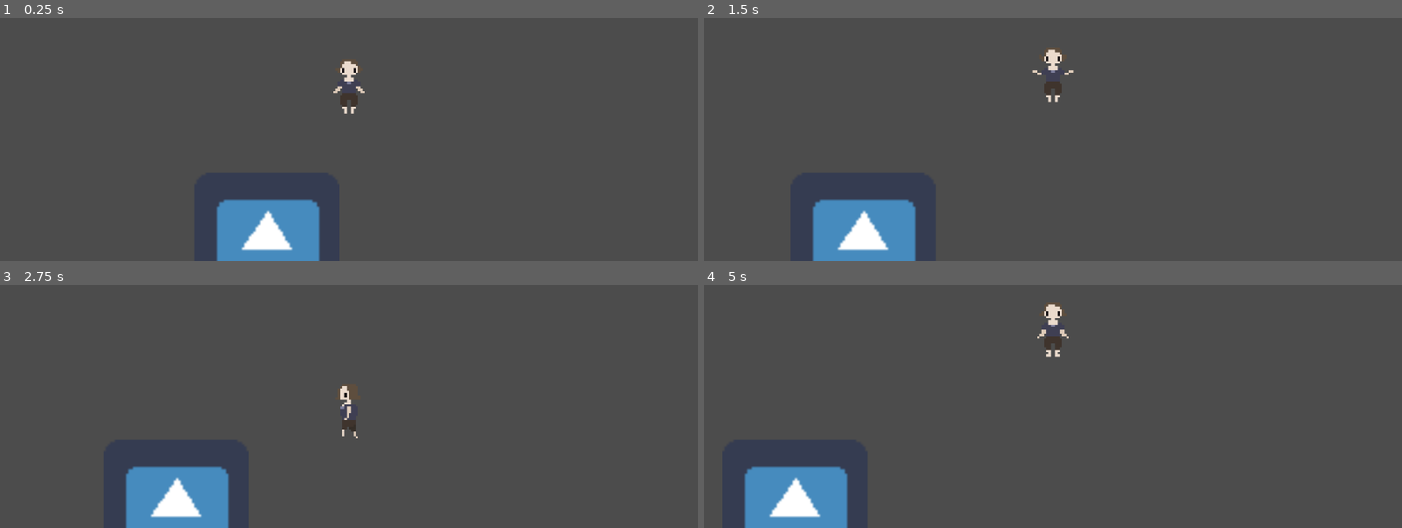
Above: before the commit, frames 1-4 (two rows, left to right).
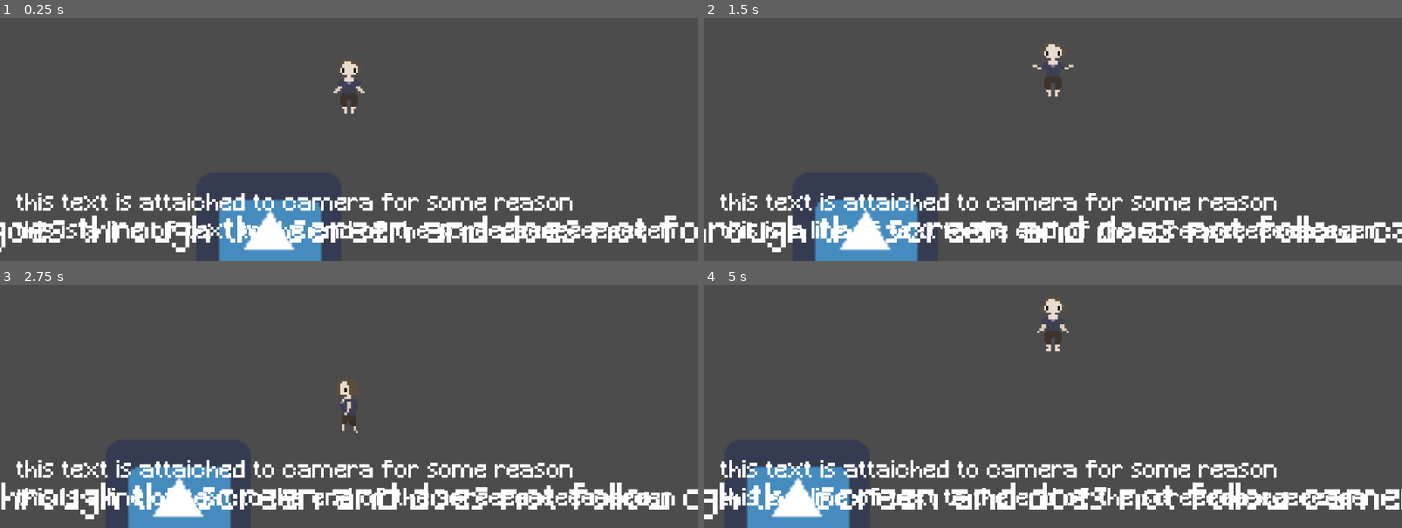
Above: after the commit, the same moments.

Repository: linasdev/qualia
Game: Godot game, scene res://scenes/scene1/scene1.tscn
Same seed, same stepped clock (60 frames per second), same inputs: the game is played once before the commit and once after it. The engine's default icon, where the game draws it, is replaced by a stand-in: a white triangle on a blue panel in a dark square.
Inputs:
- Up to frame 1 (0.25 s): no input
- Up to frame 2 (1.5 s): hold Right (ui_right) from 0.53 s (still down); tap E (interact) at 0.6, 1.35 s; tap Space (jump) at 0.77 s
- Up to frame 3 (2.75 s): tap Space (jump) at 1.52 s; release Right (ui_right) at 2.03 s; hold Left (ui_left) from 2.03 s (still down); tap E (interact) at 2.1 s
- Up to frame 4 (5 s): release Left (ui_left) at 2.78 s; hold Right (ui_right) 2.78-4.28 s; tap E (interact) at 2.85, 3.6, 4.35 s; tap Space (jump) at 3.02, 3.77, 4.52 s; hold Left (ui_left) from 4.28 s (still down)

The runs differ from the first frame. In frame 1, 8.6% of the frame differs, in the area x 0-100%, y 72-100%; in frame 2, 8.9%; in frame 3, 8.8%; in frame 4, 9.1%, in the area x 0-100%, y 5-100%.

Commit message:
text

Diff:
--- a/entities/player/player.tscn
+++ b/entities/player/player.tscn
@@ -25,11 +25,17 @@
 drag_margin_top = 1.0
 drag_margin_bottom = 1.0
 
+[node name="CanvasLayer" type="CanvasLayer" parent="camera"]
+
+[node name="CenterContainer" type="CenterContainer" parent="camera/CanvasLayer"]
+__meta__ = {
+"_edit_use_anchors_": false
+}
+
 [node name="animated_sprite" type="AnimatedSprite" parent="."]
 position = Vector2( 0, -0.135277 )
 frames = ExtResource( 2 )
 animation = "idle"
-frame = 1
 playing = true
 
 [node name="interaction_info" type="Label" parent="."]
--- a/project.godot
+++ b/project.godot
@@ -54,8 +54,3 @@
 "events": [ Object(InputEventKey,"resource_local_to_scene":false,"resource_name":"","device":0,"alt":false,"shift":false,"control":false,"meta":false,"command":false,"pressed":false,"scancode":32,"unicode":0,"echo":false,"script":null)
  ]
 }
-shoot={
-"deadzone": 0.5,
-"events": [ Object(InputEventMouseButton,"resource_local_to_scene":false,"resource_name":"","device":-1,"alt":false,"shift":false,"control":false,"meta":false,"command":false,"button_mask":0,"position":Vector2( 0, 0 ),"global_position":Vector2( 0, 0 ),"factor":1.0,"button_index":1,"pressed":false,"doubleclick":false,"script":null)
- ]
-}
--- a/scenes/scene1/scene1.tscn
+++ b/scenes/scene1/scene1.tscn
@@ -1,10 +1,11 @@
-[gd_scene load_steps=7 format=2]
+[gd_scene load_steps=8 format=2]
 
 [ext_resource path="res://entities/player/player.tscn" type="PackedScene" id=1]
 [ext_resource path="res://scenes/common/assets/icon.png" type="Texture" id=2]
 [ext_resource path="res://entities/scene_changer/scene_changer.tscn" type="PackedScene" id=3]
 [ext_resource path="res://entities/npc/npc.tscn" type="PackedScene" id=4]
 [ext_resource path="res://scenes/common/assets/npc1.png" type="Texture" id=5]
+[ext_resource path="res://fonts/minecraft.tres" type="DynamicFont" id=6]
 
 [sub_resource type="RectangleShape2D" id=1]
 extents = Vector2( 1845.14, 39.816 )
@@ -14,11 +15,11 @@
 [node name="ground" type="StaticBody2D" parent="."]
 
 [node name="collider" type="CollisionShape2D" parent="ground"]
-position = Vector2( 83.565, 216.621 )
+position = Vector2( 13.1635, 214.26 )
 shape = SubResource( 1 )
 
 [node name="icon" type="Sprite" parent="."]
-position = Vector2( -29.001, 209.032 )
+position = Vector2( -28.0744, 209.032 )
 texture = ExtResource( 2 )
 
 [node name="Player" parent="." instance=ExtResource( 1 )]
@@ -34,10 +35,45 @@
 [node name="Sprite" parent="npc" index="0"]
 texture = ExtResource( 5 )
 
+[node name="npc_collider" parent="npc" index="1"]
+position = Vector2( 0, 0.356064 )
+
 [node name="dialogue_bubble" parent="npc" index="2"]
 position = Vector2( 0, -40.0409 )
 
 [node name="Label" parent="npc/dialogue_bubble" index="0"]
 percent_visible = 1.0
 
+[node name="Following CanvasLayer" type="CanvasLayer" parent="."]
+
+[node name="Label" type="Label" parent="Following CanvasLayer"]
+anchor_top = 1.0
+anchor_bottom = 1.0
+margin_left = 23.8729
+margin_top = -100.159
+margin_right = 498.873
+margin_bottom = -51.1587
+rect_scale = Vector2( 2.16, 2.16 )
+custom_fonts/font = ExtResource( 6 )
+text = "this text is attaiched to camera for some reason
+this is a line of text to the end of the screeeeeeeeeeeeeen"
+percent_visible = -0.025
+__meta__ = {
+"_edit_use_anchors_": false
+}
+
+[node name="Stationary CanvasLayer" type="CanvasLayer" parent="."]
+follow_viewport_enable = true
+
+[node name="Label" type="Label" parent="Stationary CanvasLayer"]
+margin_left = -213.411
+margin_top = 196.479
+margin_right = 255.589
+margin_bottom = 212.479
+custom_fonts/font = ExtResource( 6 )
+text = "this line goes through the screen and does not follow camera"
+__meta__ = {
+"_edit_use_anchors_": false
+}
+
 [editable path="npc"]
